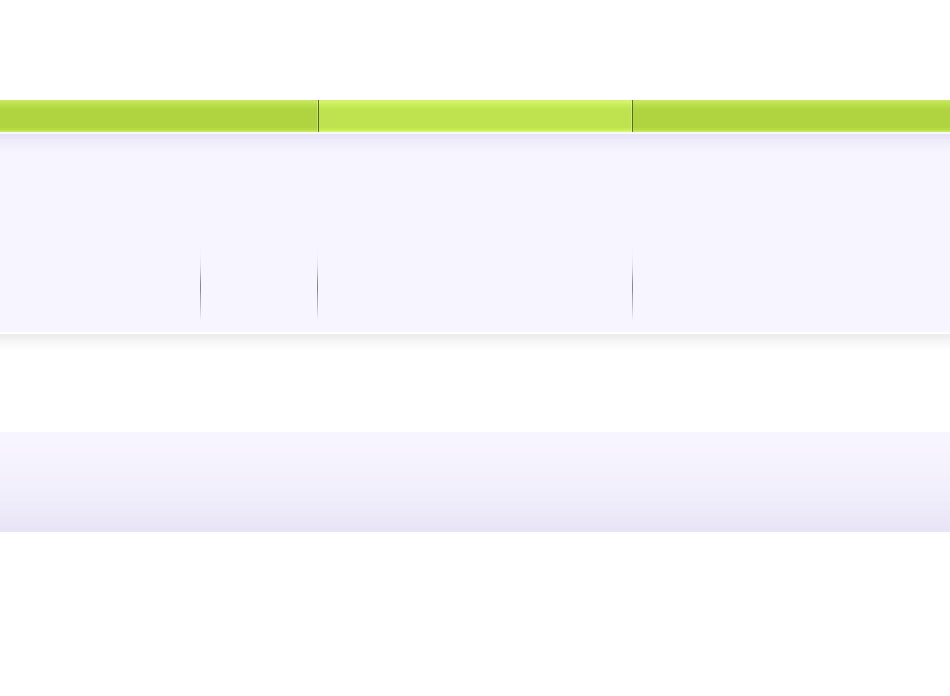
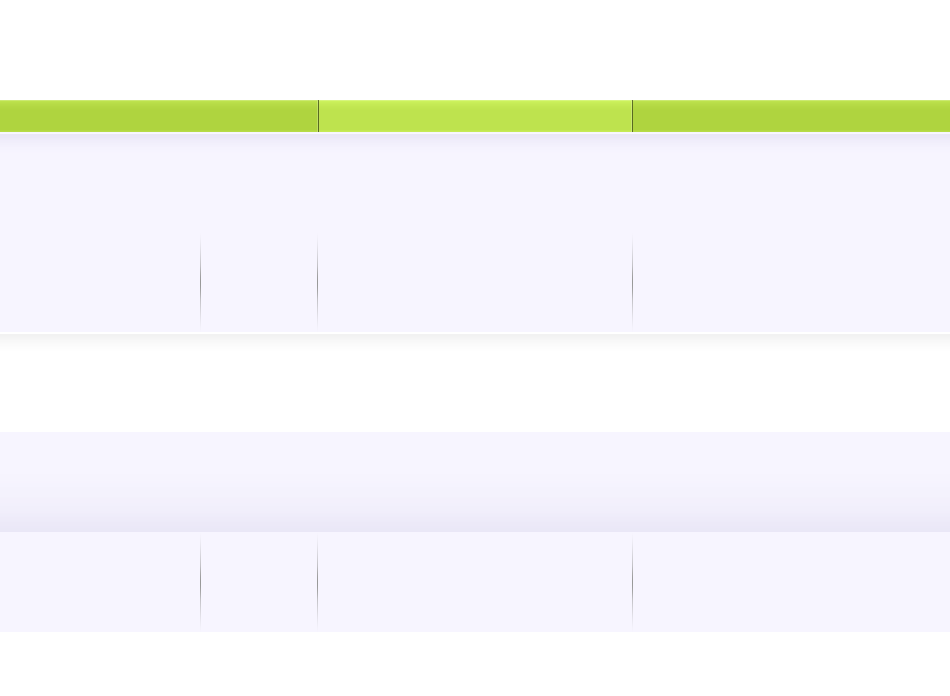
Before/after of a w=950, h=696 layered artwork. What changed in the layer stack:
painted on "navbar button" over bbox(0, 100, 950, 132)
painted on "footer boxes" over bbox(0, 532, 950, 632)
